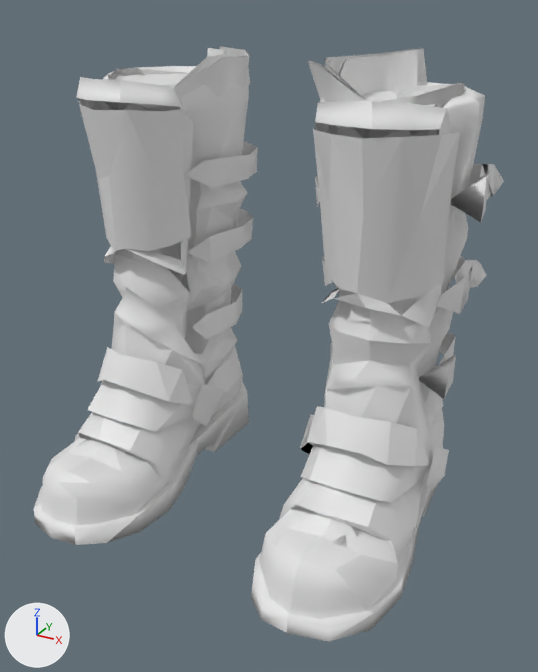
The glTF model godot-client/assets/actors/native/equipment/militia_greaves_08.glb, before and after one commit.
The view is the same before and after, from a camera (50 mm lens) standing at (0.381, -0.651, 0.511) and looking at (0.037, -0.025, 0.198). The lights are fixed; the arrows at lower left show +X, +Y and +Z. The picture after the commit comes second. Materials are left out; every surface is plain grey. Vertices at exactly the same position are counted once.

In view in the first picture: 'Furtop Warboots', 'GeneratedBootBacking', 'GeneratedBootBackingWithLegs'.
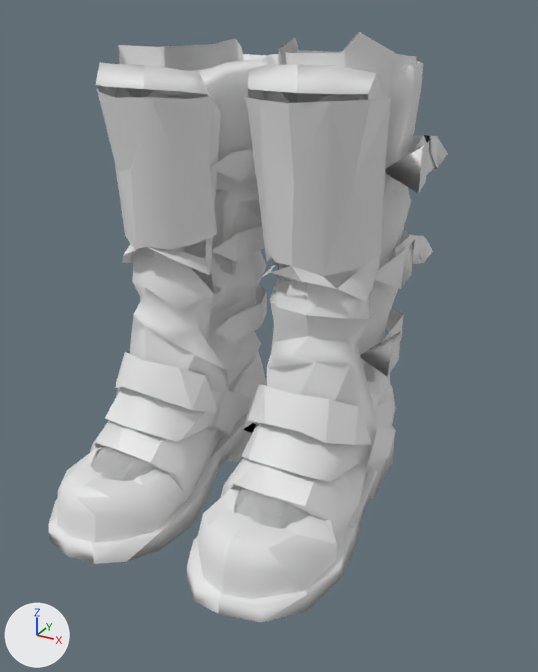
Diff of the bpy script that builds the scene:
```diff
--- a/godot-client/assets/actors/native/equipment/militia_greaves_08.glb.py
+++ b/godot-client/assets/actors/native/equipment/militia_greaves_08.glb.py
@@ me_furtop_warboots @@
-me_furtop_warboots.from_pydata(...)  # 848 vertices, 1363 faces; spans x -0.227..0.227, y -0.19..0.169, z -0.026..0.449
+me_furtop_warboots.from_pydata(...)  # 848 vertices, 1363 faces; spans x -0.17..0.174, y -0.223..0.138, z -0.004..0.47
+# me_furtop_warboots part 1: the loose piece of 44 vertices spanning x -0.218..-0.067, y -0.19..0.168, z -0.026..0.026 is scaled about its middle by 0.99, then moved by (0.057, -0.034, 0.022)
+# me_furtop_warboots part 2: the loose piece of 278 vertices spanning x 0.051..0.212, y -0.179..0.166, z -0.009..0.442 is scaled about its middle by 1.01, then moved by (-0.054, -0.03, 0.027)
+# me_furtop_warboots part 3: the loose piece of 280 vertices spanning x -0.212..-0.05, y -0.182..0.169, z -0.009..0.449 is scaled about its middle by 0.99, then moved by (0.056, -0.034, 0.02)
+# me_furtop_warboots part 4: the loose piece of 43 vertices spanning x 0.069..0.218, y -0.186..0.166, z -0.026..0.024 is scaled about its middle by 1.01, then moved by (-0.054, -0.03, 0.025)
+# me_furtop_warboots part 5: the loose piece of 12 vertices spanning x -0.17..-0.059, y 0.012..0.155, z 0.245..0.278 is moved by (0.056, -0.035, 0.019)
+# me_furtop_warboots part 6: the loose piece of 15 vertices spanning x 0.075..0.201, y 0.015..0.151, z 0.14..0.176 is moved by (-0.054, -0.029, 0.026)
+# me_furtop_warboots part 7: the loose piece of 15 vertices spanning x -0.2..-0.073, y 0.015..0.153, z 0.142..0.179 is moved by (0.056, -0.035, 0.02)
+# me_furtop_warboots part 8: the loose piece of 24 vertices spanning x -0.223..-0.05, y 0.0..0.156, z 0.333..0.376 is scaled about its middle by 0.99, then moved by (0.057, -0.035, 0.018)
+# me_furtop_warboots part 9: the loose piece of 6 vertices spanning x 0.19..0.218, y 0.019..0.08, z 0.233..0.274 is moved by (-0.053, -0.03, 0.027)
+# me_furtop_warboots part 10: the loose piece of 23 vertices spanning x 0.061..0.218, y 0.012..0.152, z 0.236..0.274 is moved by (-0.054, -0.029, 0.027)
+# me_furtop_warboots part 11: the loose piece of 12 vertices spanning x 0.077..0.212, y -0.062..0.002, z 0.073..0.144 is moved by (-0.053, -0.03, 0.026)
+# me_furtop_warboots part 12: the loose piece of 22 vertices spanning x 0.052..0.223, y -0.001..0.154, z 0.328..0.37 is moved by (-0.054, -0.029, 0.028)
+# me_furtop_warboots part 13: the loose piece of 12 vertices spanning x -0.212..-0.077, y -0.064..0.002, z 0.075..0.147 is moved by (0.057, -0.034, 0.021)
+# me_furtop_warboots part 14: the loose piece of 5 vertices spanning x 0.186..0.212, y 0.015..0.078, z 0.138..0.176 is moved by (-0.053, -0.03, 0.026)
+# me_furtop_warboots part 15: the loose piece of 5 vertices spanning x 0.072..0.079, y -0.019..0.063, z 0.033..0.099 is moved by (-0.054, -0.03, 0.025)
+# me_furtop_warboots part 16: the loose piece of 5 vertices spanning x -0.078..-0.071, y -0.019..0.064, z 0.033..0.101 is moved by (0.056, -0.035, 0.021)
+# me_furtop_warboots part 17: the loose piece of 7 vertices spanning x 0.212..0.222, y -0.014..0.064, z 0.035..0.099 is moved by (-0.053, -0.03, 0.025)
+# me_furtop_warboots part 18: the loose piece of 5 vertices spanning x 0.201..0.227, y 0.011..0.079, z 0.328..0.371 is moved by (-0.053, -0.03, 0.028)
+# other edits to the shape of me_furtop_warboots do not show in these pictures
@@ me_generatedbootbacking @@
-me_generatedbootbacking.from_pydata(...)  # 748 vertices, 1480 faces; spans x -0.201..0.199, y -0.161..0.162, z -0.025..0.474
+me_generatedbootbacking.from_pydata(...)  # 2934 vertices, 5900 faces; spans x -0.152..0.155, y -0.196..0.107, z -0.002..0.494
+# me_generatedbootbacking part 19: 748 vertices removed from x -0.201..0.199, y -0.161..0.162, z -0.025..0.474; 2934 vertices added at x -0.152..0.155, y -0.196..0.107, z -0.002..0.494
@@ me_generatedbootbackingwithlegs @@
-me_generatedbootbackingwithlegs.from_pydata(...)  # 748 vertices, 1480 faces; spans x -0.201..0.199, y -0.161..0.142, z -0.025..0.474
+me_generatedbootbackingwithlegs.from_pydata(...)  # 2934 vertices, 5900 faces; spans x -0.144..0.155, y -0.196..0.107, z -0.002..0.494
+# me_generatedbootbackingwithlegs part 20: 748 vertices removed from x -0.201..0.199, y -0.161..0.142, z -0.025..0.474; 2934 vertices added at x -0.144..0.155, y -0.196..0.107, z -0.002..0.494
```

Pixel boxes [x1, y1, x2, y2] of what changed, in the pictures (538 x 672 px; the box of a moved part takes in the faces that stretch with it):
'Furtop Warboots', reshaped (15% narrower)
    before: [34, 66, 504, 642]
    after: [48, 54, 448, 622]
'GeneratedBootBackingWithLegs', reshaped (mostly hidden)
    before: [78, 48, 465, 548]
    after: [91, 34, 377, 529]
'GeneratedBootBacking', reshaped
    before: [144, 46, 447, 186]
    after: [119, 32, 417, 101]
part 1 of me_furtop_warboots, moved or reshaped
    before: [34, 382, 249, 545]
    after: [48, 413, 252, 564]
part 2 of me_furtop_warboots, moved or reshaped
    before: [259, 82, 485, 619]
    after: [197, 54, 423, 599]
part 3 of me_furtop_warboots, moved or reshaped
    before: [42, 66, 249, 525]
    after: [57, 54, 268, 543]
part 4 of me_furtop_warboots, moved or reshaped
    before: [251, 477, 438, 642]
    after: [186, 426, 395, 622]
part 5 of me_furtop_warboots, moved or reshaped
    before: [187, 209, 253, 263]
    after: [212, 226, 265, 262]
part 6 of me_furtop_warboots, moved or reshaped
    before: [330, 332, 456, 371]
    after: [378, 308, 404, 347]
part 7 of me_furtop_warboots, moved or reshaped
    before: [192, 283, 242, 339]
    after: [216, 284, 267, 343]
part 8 of me_furtop_warboots, moved or reshaped
    before: [184, 141, 258, 188]
    after: [210, 150, 256, 182]
part 9 of me_furtop_warboots, moved or reshaped
    before: [437, 265, 473, 314]
    after: [375, 240, 415, 289]
part 10 of me_furtop_warboots, moved or reshaped
    before: [322, 256, 487, 288]
    after: [263, 229, 433, 264]
part 11 of me_furtop_warboots, moved or reshaped
    before: [307, 406, 430, 466]
    after: [248, 385, 372, 445]
part 12 of me_furtop_warboots, moved or reshaped
    before: [315, 164, 504, 206]
    after: [252, 135, 448, 179]
part 13 of me_furtop_warboots, moved or reshaped
    before: [98, 347, 195, 406]
    after: [115, 352, 218, 414]
part 14 of me_furtop_warboots, moved or reshaped
    before: [419, 354, 456, 399]
    after: [360, 332, 401, 377]
part 15 of me_furtop_warboots, moved or reshaped
    before: [300, 414, 314, 454]
    after: [243, 394, 258, 434]
part 16 of me_furtop_warboots, moved or reshaped
    before: [192, 384, 223, 426]
    after: [216, 391, 247, 435]
part 17 of me_furtop_warboots, moved or reshaped
    before: [426, 447, 449, 491]
    after: [368, 425, 396, 472]
part 18 of me_furtop_warboots, moved or reshaped
    before: [450, 171, 490, 222]
    after: [385, 141, 429, 193]
